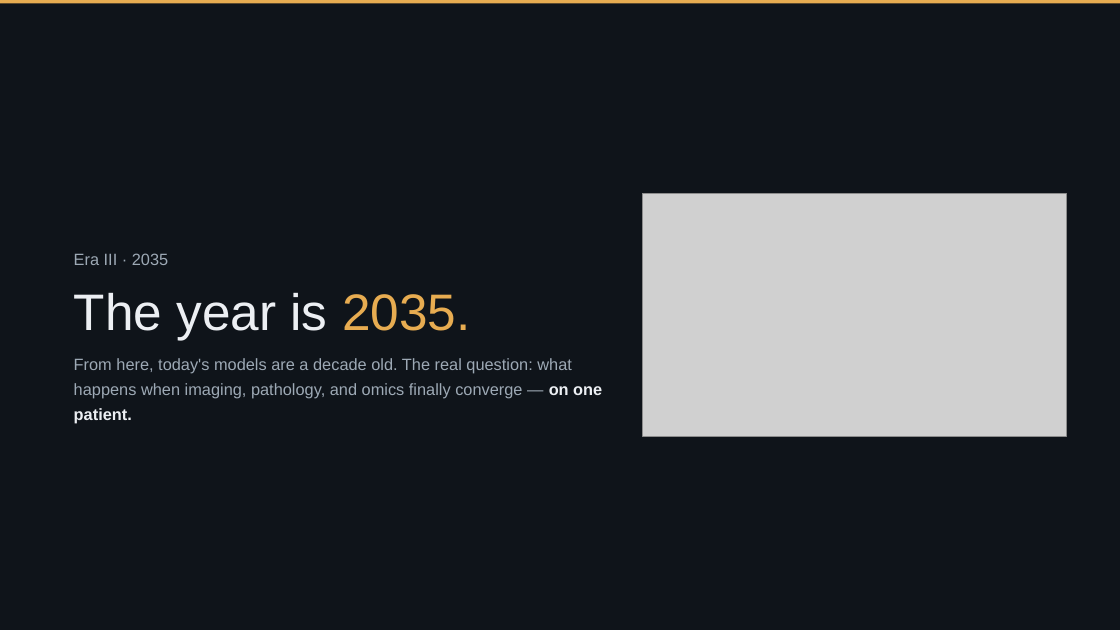
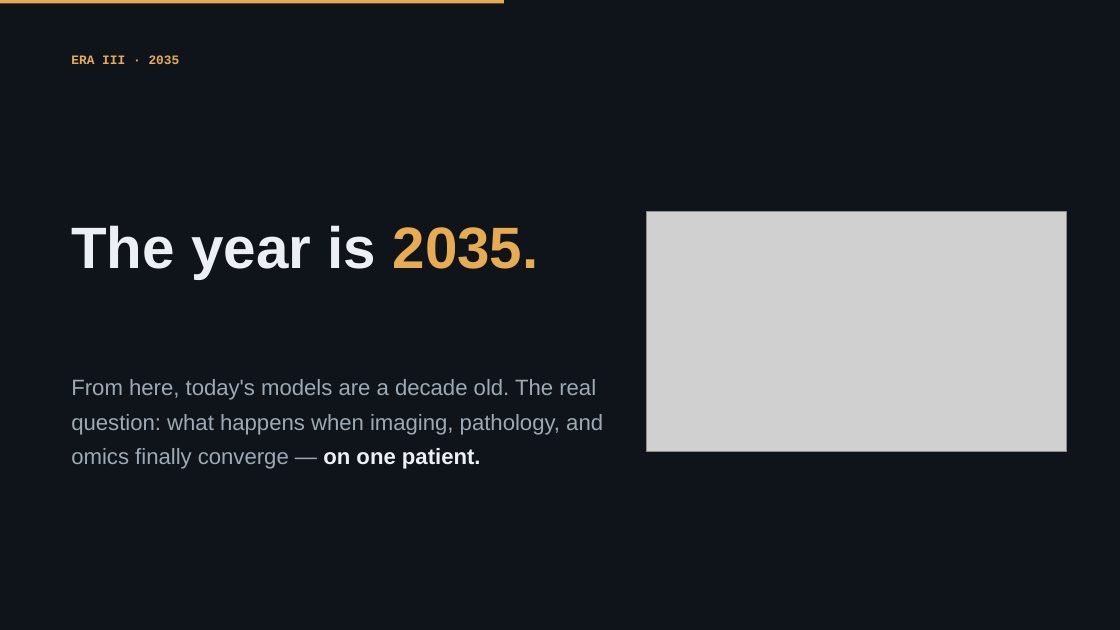
Before and after one commit to Emory-HITI/Mammo, a slide deck: slide 21 of keynote-iwbi-2026/pptx/sections/IWBI2026_Trivedi_02b_EraII_2026.pptx. Drawn at 1120x630 pixels with LibreOffice and Linux fonts; fonts in the diff are those of the drawing; grey boxes stand for pictures; background and template pictures are left out. Boxes give left, top, right and bottom in pixels: in the first picture for what was removed or moved away, otherwise in the second. Text is boxed around its words. In the diff, an @@ line names an element or a change of style, - is before the commit and + after.

```diff
--- a/keynote-iwbi-2026/pptx/sections/IWBI2026_Trivedi_02b_EraII_2026.pptx
+++ b/keynote-iwbi-2026/pptx/sections/IWBI2026_Trivedi_02b_EraII_2026.pptx
@@ rectangle: place and size @@
-rectangle at <box>0,0,1120,3</box>
+rectangle at <box>0,0,504,3</box>
@@ text at <box>71,55,180,64</box>: text changed; size 14 to 11 pt; font Arial to Courier New; text colour #9DA9B5 to #E7AC51; bold on @@
-Era III · 2035
+ERA III · 2035
@@ text "The year is 2035.": place and size @@
-text "The year is 2035." at <box>74,292,470,340</box>
+text "The year is 2035." at <box>71,225,539,279</box>
@@ text "The year is 2035." at <box>71,225,539,279</box>: size 44 to 50 pt, bold on; line spacing 1.06 to 1; less space between paragraphs @@
@@ picture: place and size @@
-picture at <box>643,194,1067,437</box>
+picture at <box>647,212,1067,452</box>
@@ text "From here, today's models are ...": place and size @@
-text "From here, today's models are ..." at <box>74,358,602,424</box>
+text "From here, today's models are ..." at <box>71,379,603,469</box>
@@ text "From here, today's models are ..." at <box>71,379,603,469</box>: size 14 to 19 pt; line spacing 1.28 to 1.3; less space between paragraphs @@
```
Also in this commit, not shown: 20 other slides changed, 1 other file.
